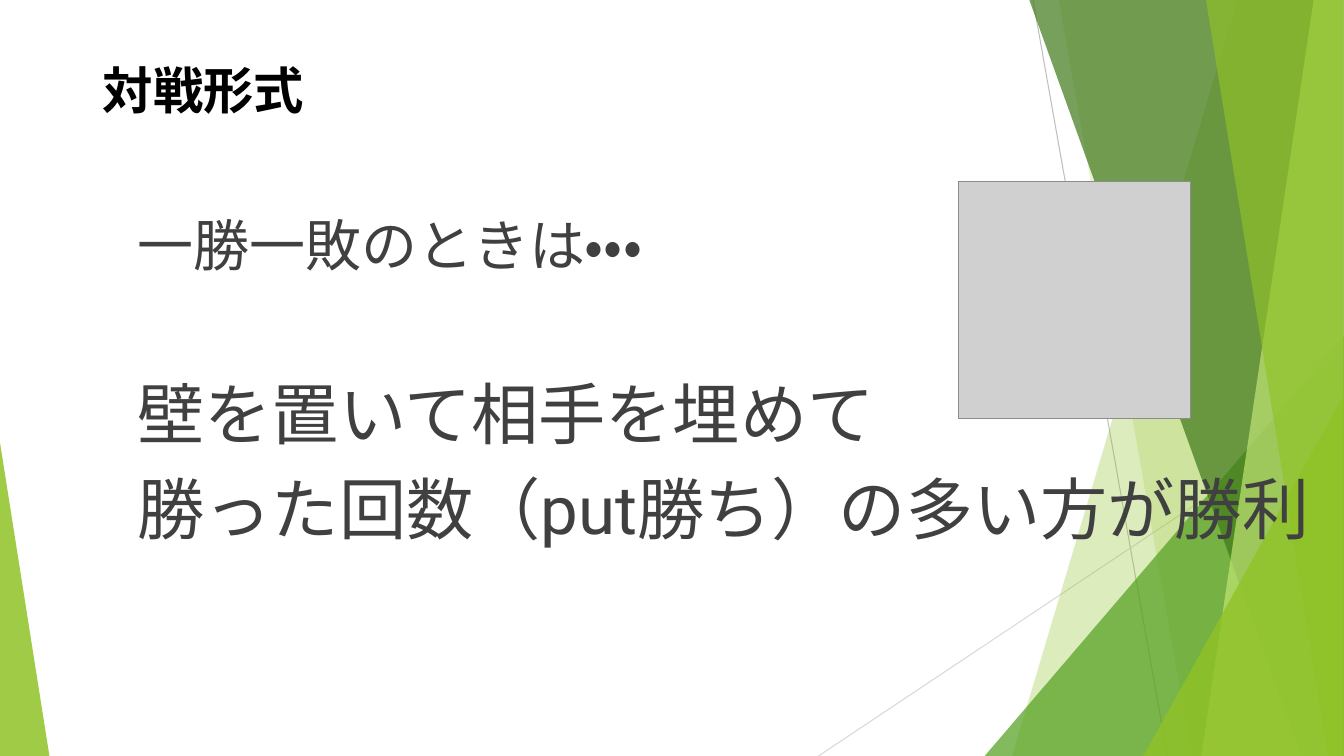
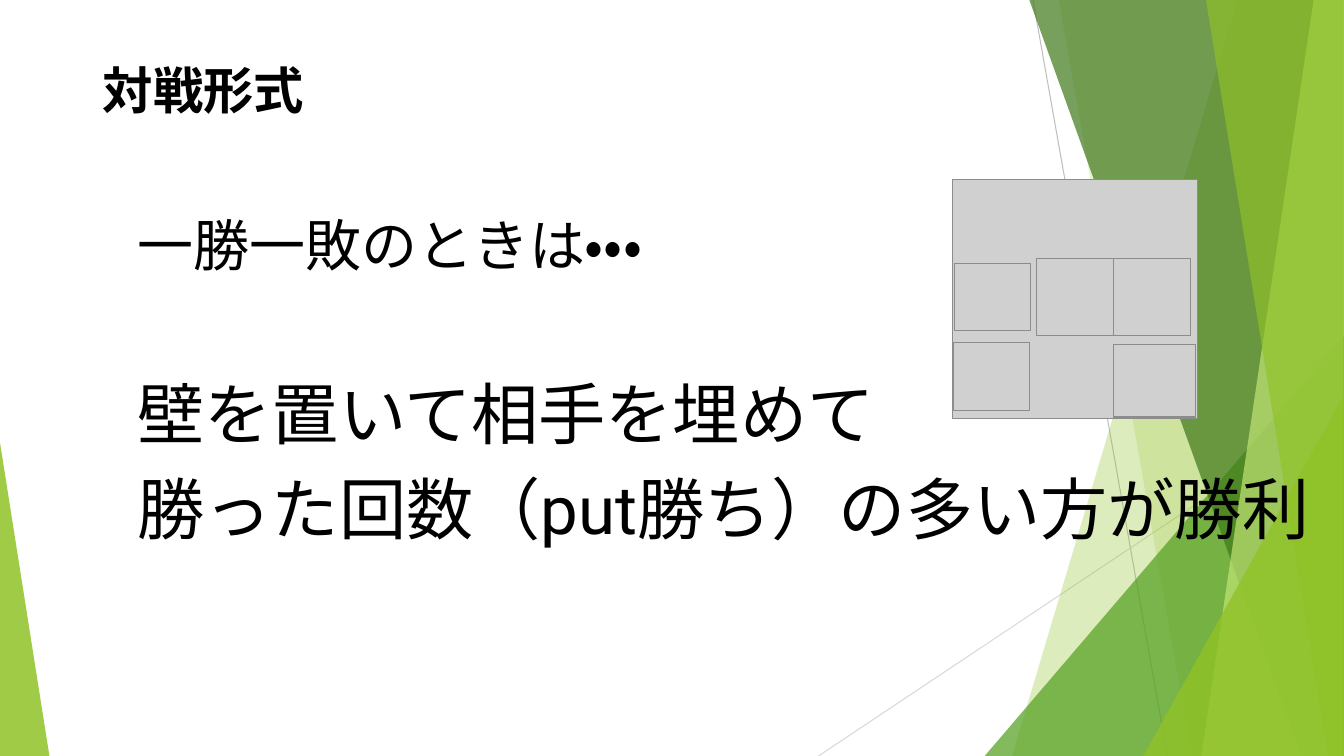
Before and after one commit to noko1024/ChaserDoc, a slide deck: slide 18 of New_U-16.pptx. Drawn at 1344x756 pixels with LibreOffice and Linux fonts; fonts in the diff are those of the drawing; grey boxes stand for pictures. Boxes give left, top, right and bottom in pixels: in the first picture for what was removed or moved away, otherwise in the second. Text is boxed around its words. In the diff, an @@ line names an element or a change of style, - is before the commit and + after.

```diff
--- a/New_U-16.pptx
+++ b/New_U-16.pptx
@@ picture: place and size @@
-picture at [959,181,1191,418]
+picture at [953,179,1199,419]
@@ text "一勝一敗のときは・・・" at [137,219,1309,551]: text colour #404040 to #000000 @@
@@ picture added at [955,263,1031,331] @@
@@ picture added at [1037,259,1114,336] @@
@@ picture added at [1113,259,1191,336] @@
@@ picture added at [954,343,1030,410] @@
@@ picture added at [1113,345,1196,417] @@
```
Also in this commit, not shown: 19 other slides changed.
